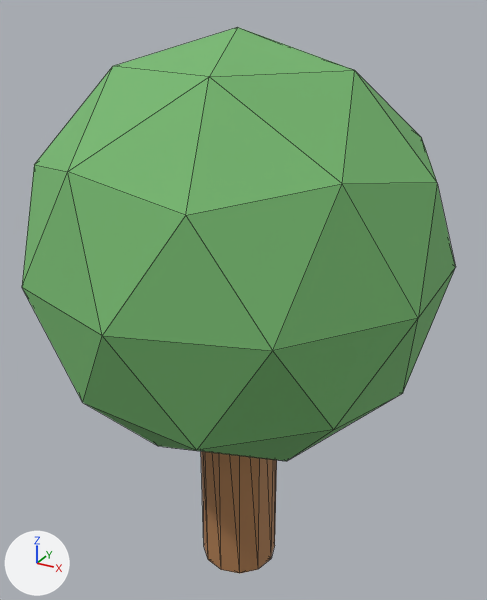
A saved change to the glTF model client/assets/3d/tree.glb.
Before and after are seen from a camera (50 mm lens) standing at (2.01, -3.59, 3.92) and looking at (-0.01, 0.09, 2.08). The lights are fixed; the arrows at lower left show +X, +Y and +Z. The older version comes first. Mesh edges are drawn as thin lines. Where no turn or scale is listed for an object, it has been applied to the vertices.

The older version as bpy lines, for what is in view:
```python
me_cylinder_016 = bpy.data.meshes.new('Cylinder.016')
me_cylinder_016.from_pydata(...)  # a 12-sided cylinder along z spanning x -0.28..0.28, y -0.28..0.28, z -1.1..1.1
me_cylinder_016.materials.append(mat_warm_wood)  # brown #ad7c50
me_icosphere = bpy.data.meshes.new('Icosphere')
me_icosphere.from_pydata(...)  # an icosphere of 80 faces spanning x -1.28..1.28, y -1.35..1.35, z -1.35..1.35
me_icosphere.materials.append(mat_tree_leaves)  # green #76b86f
ob_icosphere = bpy.data.objects.new('Icosphere', me_icosphere)
ob_icosphere.location = (0.0, 0.0, 2.45)
ob_tree_trunk = bpy.data.objects.new('tree_trunk', me_cylinder_016)
ob_tree_trunk.location = (0.0, 0.0, 1.1)
```
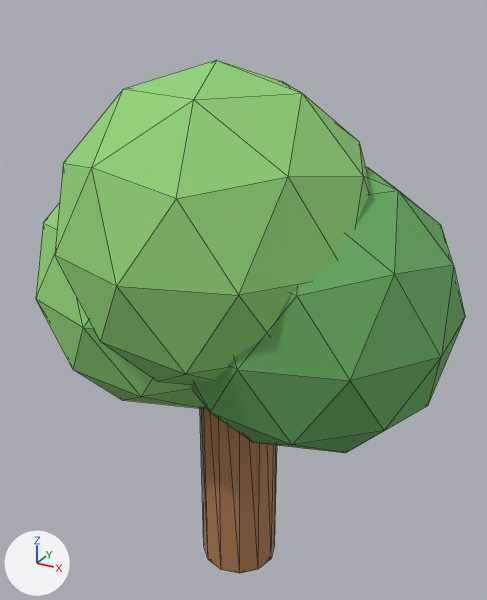
The newer file is also rescaled (x1.071) as a whole; pictures and numbers use the older file's frame.

What changed in the scene script:
```text
Add mat_tree_leaves_light:
    mat_tree_leaves_light = principled_material('Tree leaves light')
    mat_tree_leaves_light.base_color = (0.28, 0.65, 0.18)  # green #90d376
    mat_tree_leaves_light.roughness = 0.85
Add mat_tree_leaves_dark:
    mat_tree_leaves_dark = principled_material('Tree leaves dark')
    mat_tree_leaves_dark.base_color = (0.14, 0.42, 0.12)  # green #69ad61
    mat_tree_leaves_dark.roughness = 0.85
Add me_icosphere_002:
    me_icosphere_002.from_pydata(...)  # an icosphere of 80 faces spanning x -0.93..0.93, y -0.98..0.98, z -0.98..0.98
    me_icosphere_002.materials.append(mat_tree_leaves_light)  # green #90d376
Add me_icosphere_001:
    me_icosphere_001.from_pydata(...)  # an icosphere of 80 faces spanning x -0.89..0.89, y -0.93..0.93, z -0.93..0.93
    me_icosphere_001.materials.append(mat_tree_leaves_dark)  # green #69ad61
Add me_icosphere_1:
    me_icosphere_1.from_pydata(...)  # an icosphere of 80 faces spanning x -0.89..0.89, y -0.93..0.93, z -0.93..0.93
    me_icosphere_1.materials.append(mat_tree_leaves_light)  # green #90d376
Remove ob_icosphere:
    ob_icosphere = bpy.data.objects.new('Icosphere', me_icosphere)
    ob_icosphere.location = (0.0, 0.0, 2.45)
Add ob_tree_crown_2:
    ob_tree_crown_2 = bpy.data.objects.new('tree_crown_2', me_icosphere_002)
    ob_tree_crown_2.location = (0.0, -0.233, 2.66)
Add ob_tree_crown_1:
    ob_tree_crown_1 = bpy.data.objects.new('tree_crown_1', me_icosphere_001)
    ob_tree_crown_1.location = (0.513, 0.0, 2.193)
Add ob_tree_crown_0:
    ob_tree_crown_0 = bpy.data.objects.new('tree_crown_0', me_icosphere_1)
    ob_tree_crown_0.location = (-0.513, 0.0, 2.193)
```

Pixel boxes (x1, y1, x2, y2) of what changed, in the pictures (487 x 600 px):
'Icosphere', deleted (green)
    before: (22, 27, 456, 461)
'tree_crown_2', added (green)
    after: (55, 60, 369, 385)
'tree_crown_1', added (green)
    after: (191, 167, 465, 453)
'tree_crown_0', added (green)
    after: (36, 202, 205, 409)
